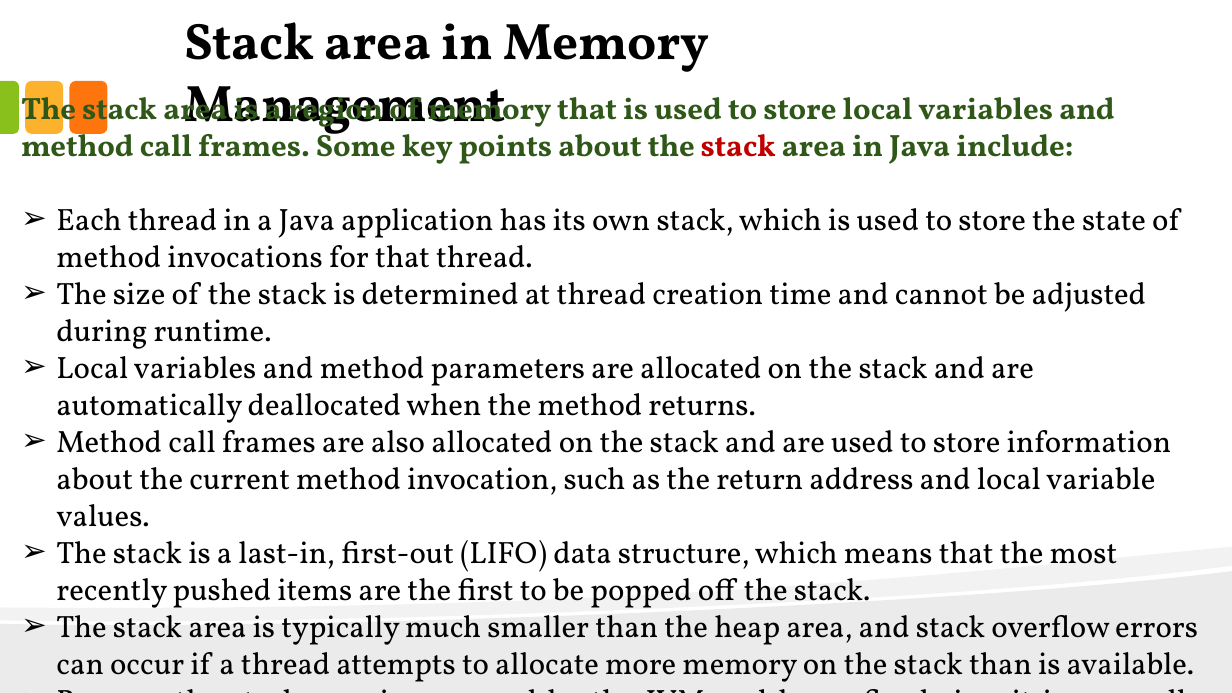
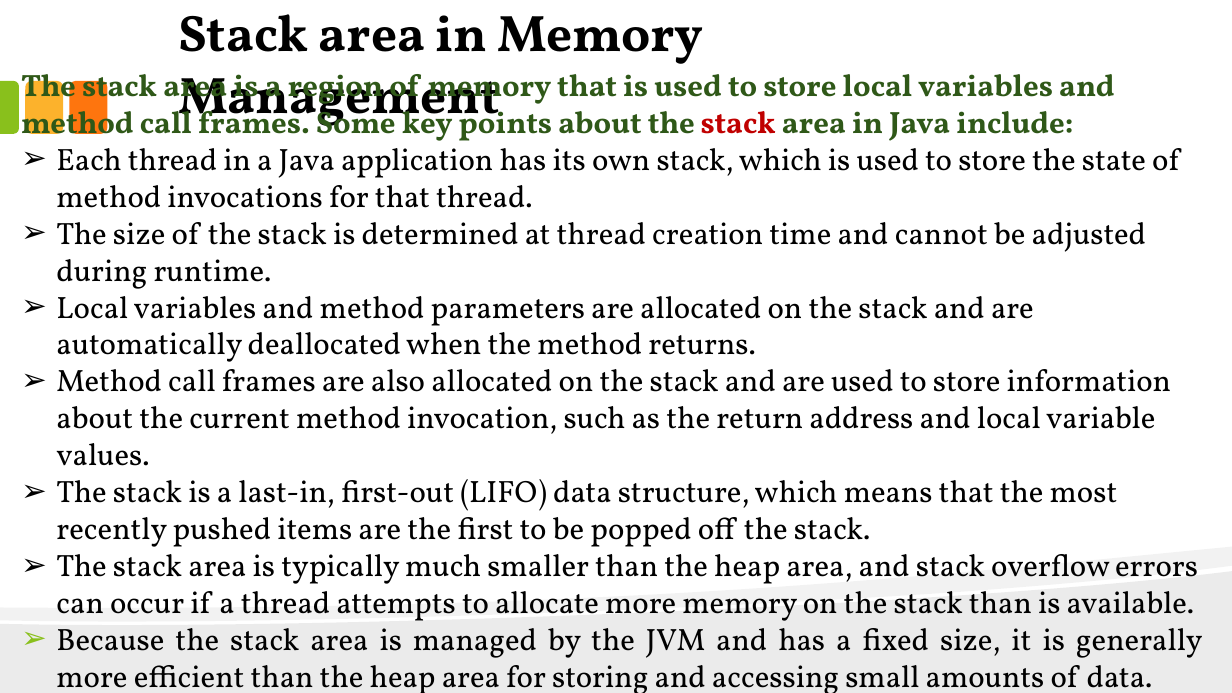
Before and after one commit to anirudhagaikwad/Java_Programming, a slide deck: slide 20 of Java_PPT/#1_Introduction_of_Java.pptx. Drawn at 1232x693 pixels with LibreOffice and Linux fonts; fonts in the diff are those of the drawing. Boxes give left, top, right and bottom in pixels: in the first picture for what was removed or moved away, otherwise in the second. Text is boxed around its words. In the diff, an @@ line names an element or a change of style, - is before the commit and + after.

```diff
--- a/Java_PPT/#1_Introduction_of_Java.pptx
+++ b/Java_PPT/#1_Introduction_of_Java.pptx
@@ text "Stack area in Memory Management": place and size @@
-text "Stack area in Memory Management" at [184,22,710,144]
+text "Stack area in Memory Management" at [178,14,704,136]
@@ text "The stack area is a ..." rewrapped from [21,89,1198,682] to [21,66,1203,693] @@
```
Also in this commit, not shown: 5 other slides changed, 19 other files.
